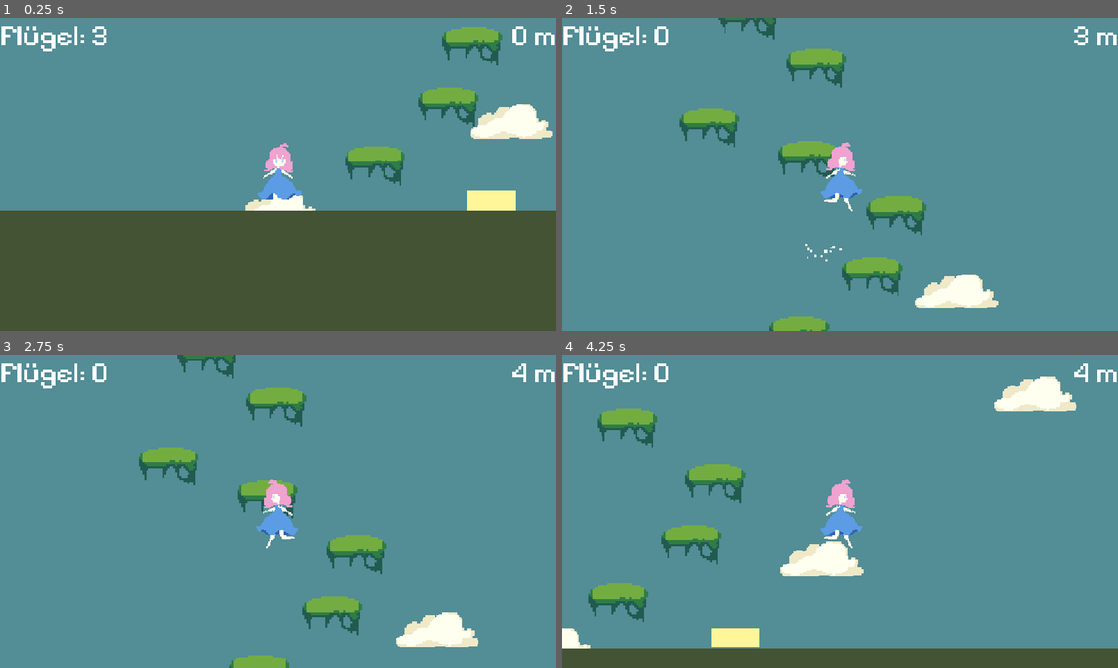
Above: before the commit, frames 1-4 (two rows, left to right).
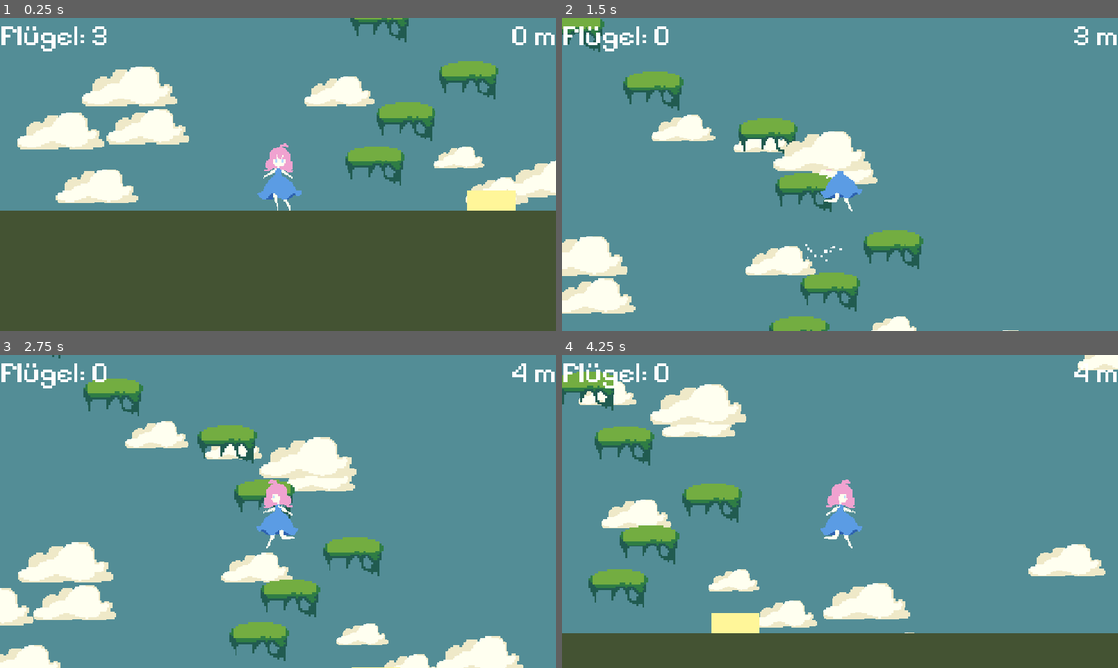
Above: after the commit, the same moments.

Repository: TechPiranja/izumi
Game: Godot game, scene res://scenes/main.tscn
The game is run twice, just before and just after one commit, with the same random seed, the same clock (stepped at 60 frames per second) and the same inputs.
Inputs:
- Up to frame 1 (0.25 s): no input
- Up to frame 2 (1.5 s): hold D (move_right) from 0.53 s (still down); tap W (move_up) at 0.6, 0.77, 1.07, 1.35 s
- Up to frame 3 (2.75 s): tap W (move_up) at 1.52, 1.82, 2.1 s; release D (move_right) at 2.03 s; hold A (move_left) from 2.03 s (still down)
- Up to frame 4 (4.25 s): release A (move_left) at 2.78 s; hold D (move_right) from 2.78 s (still down); tap W (move_up) at 2.85, 3.02, 3.32, 3.6, 3.77, 4.07 s

The runs differ from the first frame. In frame 1, 13% of the frame differs, in the area x 3-100%, y 0-62%; in frame 2, 15%; in frame 3, 17%; in frame 4, 21%, in the area x 0-100%, y 0-94%.

Commit message:
Refactor into components, resources and folders; add wing orbs
- Typed node exports (`@export var player: Player`) instead of NodePath + get_node()
- WingAbility as its own component on the player (unlocked flag, add_charge/refill)
- PlatformType resource for spawner weights, Platform base class replaces set_meta/duck typing
- Cloud spawner rewritten: fixed pool of recycled clouds with depth-based speed, size and z_index
- Wing orbs spawn above platforms and give one charge (max 3)
- Scenes sorted into platforms/environment/ui/collectibles, snake_case file names
- Remove unused main.gd, add English comments to all scripts

Co-Authored-By: Claude Sonnet 5.5 <noreply@anthropic.com>

Diff:
--- /dev/null
+++ b/scenes/collectibles/wing_orb.tscn
@@ -0,0 +1,12 @@
+[gd_scene load_steps=3 format=3]
+
+[ext_resource type="Script" path="res://scripts/wing_orb.gd" id="1_orb"]
+
+[sub_resource type="CircleShape2D" id="CircleShape2D_orb"]
+radius = 16.0
+
+[node name="WingOrb" type="Area2D"]
+script = ExtResource("1_orb")
+
+[node name="CollisionShape2D" type="CollisionShape2D" parent="."]
+shape = SubResource("CircleShape2D_orb")
--- a/scenes/restartPad.tscn
+++ b/scenes/environment/restart_pad.tscn
@@ -1,6 +1,6 @@
 [gd_scene load_steps=3 format=3 uid="uid://dqqkbag0slmo6"]
 
-[ext_resource type="Script" uid="uid://dyw2lr54bvlqo" path="res://scenes/restart_pad.gd" id="1_fy3rt"]
+[ext_resource type="Script" uid="uid://dyw2lr54bvlqo" path="res://scripts/restart_pad.gd" id="1_fy3rt"]
 
 [sub_resource type="RectangleShape2D" id="RectangleShape2D_olx10"]
 size = Vector2(100, 40)
--- a/scenes/main.tscn
+++ b/scenes/main.tscn
@@ -1,16 +1,36 @@
-[gd_scene load_steps=9 format=3 uid="uid://kl8ctxyk8co6"]
+[gd_scene load_steps=15 format=3 uid="uid://kl8ctxyk8co6"]
 
 [ext_resource type="PackedScene" uid="uid://d2sgf8r7s8hgu" path="res://scenes/player.tscn" id="1_0wfyh"]
-[ext_resource type="PackedScene" uid="uid://bl8ac33qkrwl7" path="res://scenes/platform.tscn" id="2_sugp2"]
+[ext_resource type="PackedScene" uid="uid://bl8ac33qkrwl7" path="res://scenes/platforms/platform.tscn" id="2_sugp2"]
 [ext_resource type="Script" uid="uid://deswo27vcicpr" path="res://scripts/camera.gd" id="3_sugp2"]
 [ext_resource type="Script" uid="uid://t4ygkclcwt5c" path="res://scripts/platform_spawner.gd" id="4_jyhfs"]
 [ext_resource type="Script" uid="uid://cpmgnmbucud4s" path="res://scripts/cloud_spawner.gd" id="5_tbgi4"]
-[ext_resource type="PackedScene" uid="uid://dtowf30r7n2c7" path="res://scenes/HUD.tscn" id="8_85g3d"]
-[ext_resource type="PackedScene" uid="uid://boeb0o4eak2ou" path="res://scenes/ground.tscn" id="8_tipki"]
-[ext_resource type="PackedScene" uid="uid://dqqkbag0slmo6" path="res://scenes/restartPad.tscn" id="9_85g3d"]
+[ext_resource type="Script" uid="uid://b3amw2r2dqapo" path="res://scripts/resources/platform_type.gd" id="5_ya4ey"]
+[ext_resource type="PackedScene" uid="uid://ox1tx5sumtfb" path="res://scenes/platforms/moving_platform.tscn" id="6_eb6dy"]
+[ext_resource type="PackedScene" uid="uid://b0yy4ru18g0j" path="res://scenes/platforms/crumble_platform.tscn" id="7_trceg"]
+[ext_resource type="PackedScene" uid="uid://dtowf30r7n2c7" path="res://scenes/ui/hud.tscn" id="8_85g3d"]
+[ext_resource type="PackedScene" uid="uid://boeb0o4eak2ou" path="res://scenes/environment/ground.tscn" id="8_tipki"]
+[ext_resource type="PackedScene" uid="uid://dqqkbag0slmo6" path="res://scenes/environment/restart_pad.tscn" id="9_85g3d"]
+
+[sub_resource type="Resource" id="Resource_a8y0u"]
+script = ExtResource("5_ya4ey")
+scene = ExtResource("2_sugp2")
+weight = 6.0
+metadata/_custom_type_script = "uid://b3amw2r2dqapo"
+
+[sub_resource type="Resource" id="Resource_jkv2x"]
+script = ExtResource("5_ya4ey")
+scene = ExtResource("6_eb6dy")
+weight = 2.0
+metadata/_custom_type_script = "uid://b3amw2r2dqapo"
+
+[sub_resource type="Resource" id="Resource_jbj1t"]
+script = ExtResource("5_ya4ey")
+scene = ExtResource("7_trceg")
+weight = 2.0
+metadata/_custom_type_script = "uid://b3amw2r2dqapo"
 
 [node name="Node2D" type="Node2D"]
-position = Vector2(310, 210)
 
 [node name="Player" parent="." instance=ExtResource("1_0wfyh")]
 z_index = 1
@@ -20,14 +40,19 @@
 [node name="Platform" parent="." instance=ExtResource("2_sugp2")]
 position = Vector2(-6, 2)
 
-[node name="Camera2D" type="Camera2D" parent="."]
+[node name="Camera2D" type="Camera2D" parent="." node_paths=PackedStringArray("player")]
 script = ExtResource("3_sugp2")
+player = NodePath("../Player")
 
-[node name="PlatformSpawner" type="Node2D" parent="."]
+[node name="PlatformSpawner" type="Node2D" parent="." node_paths=PackedStringArray("player", "start_platform")]
 script = ExtResource("4_jyhfs")
+player = NodePath("../Player")
+start_platform = NodePath("../Platform")
+platform_types = Array[ExtResource("5_ya4ey")]([SubResource("Resource_a8y0u"), SubResource("Resource_jkv2x"), SubResource("Resource_jbj1t")])
 
-[node name="CloudSpawner" type="Node2D" parent="."]
+[node name="CloudSpawner" type="Node2D" parent="." node_paths=PackedStringArray("player")]
 script = ExtResource("5_tbgi4")
+player = NodePath("../Player")
 
 [node name="Ground" parent="." instance=ExtResource("8_tipki")]
 position = Vector2(-53, 169)
@@ -35,8 +60,11 @@
 [node name="RestartPad" parent="." instance=ExtResource("9_85g3d")]
 position = Vector2(238, 98)
 
-[node name="Hud" parent="." instance=ExtResource("8_85g3d")]
+[node name="Hud" parent="." node_paths=PackedStringArray("player", "wings") instance=ExtResource("8_85g3d")]
+player = NodePath("../Player")
+wings = NodePath("../Player/WingAbility")
+pixels_per_meter = 100.0
 
-[connection signal="player_touched" from="RestartPad" to="Player" method="refill_wings"]
+[connection signal="player_touched" from="RestartPad" to="Player/WingAbility" method="refill"]
 [connection signal="player_touched" from="RestartPad" to="PlatformSpawner" method="reset"]
 [connection signal="player_touched" from="RestartPad" to="Hud" method="reset"]
--- a/scenes/platform.tscn
+++ b/scenes/platforms/platform.tscn
@@ -1,11 +1,13 @@
-[gd_scene load_steps=3 format=3 uid="uid://bl8ac33qkrwl7"]
+[gd_scene load_steps=4 format=3 uid="uid://bl8ac33qkrwl7"]
 
 [ext_resource type="Texture2D" uid="uid://082360001ga6" path="res://sprites/platform.png" id="1_ba0x2"]
+[ext_resource type="Script" path="res://scripts/platform.gd" id="1_tv4dh"]
 
 [sub_resource type="RectangleShape2D" id="RectangleShape2D_v4t87"]
 size = Vector2(124, 80)
 
 [node name="Platform" type="StaticBody2D"]
+script = ExtResource("1_tv4dh")
 
 [node name="CollisionShape2D" type="CollisionShape2D" parent="."]
 position = Vector2(2, 24)
--- a/scenes/player.tscn
+++ b/scenes/player.tscn
@@ -1,8 +1,9 @@
-[gd_scene load_steps=17 format=3 uid="uid://d2sgf8r7s8hgu"]
+[gd_scene load_steps=18 format=3 uid="uid://d2sgf8r7s8hgu"]
 
 [ext_resource type="Texture2D" uid="uid://47mwemsaxmis" path="res://sprites/izumi.png" id="1_3vyb7"]
 [ext_resource type="Script" uid="uid://driekvdldswxu" path="res://scripts/player.gd" id="1_g2els"]
 [ext_resource type="Texture2D" uid="uid://w5x4alcgtkl5" path="res://sprites/running.png" id="3_qhqgy"]
+[ext_resource type="Script" uid="uid://dp84ktenafkpk" path="res://scripts/wing_ability.gd" id="9_wings"]
 
 [sub_resource type="AtlasTexture" id="AtlasTexture_g2els"]
 atlas = ExtResource("1_3vyb7")
@@ -110,7 +111,10 @@
 position = Vector2(0.5, 27.5)
 shape = SubResource("RectangleShape2D_3vyb7")
 
-[node name="WingBurst" type="CPUParticles2D" parent="."]
+[node name="WingAbility" type="Node2D" parent="."]
+script = ExtResource("9_wings")
+
+[node name="WingBurst" type="CPUParticles2D" parent="WingAbility"]
 position = Vector2(0, 37)
 emitting = false
 amount = 16
--- a/scenes/HUD.tscn
+++ b/scenes/ui/hud.tscn
@@ -5,7 +5,6 @@
 
 [node name="Hud" type="CanvasLayer"]
 script = ExtResource("1_qpvh6")
-player_path = null
 pixels_per_meter = null
 
 [node name="HeightLabel" type="Label" parent="."]
--- a/scripts/camera.gd
+++ b/scripts/camera.gd
@@ -1,12 +1,9 @@
 extends Camera2D
 
-@export var player_path: NodePath = ^"../Player"
-var player: Node2D
+## The node the camera follows.
+@export var player: Player
 
-# Called when the node enters the scene tree for the first time.
-func _ready() -> void:
-	player = get_node(player_path)
 
-# Called every frame. 'delta' is the elapsed time since the previous frame.
 func _process(_delta: float) -> void:
+	# global_position, because the camera's parent is itself offset in the world.
 	global_position = player.global_position
--- a/scripts/cloud.gd
+++ b/scripts/cloud.gd
@@ -1,7 +1,28 @@
+class_name Cloud
 extends Node2D
 
-@export var speed := 20.0
+const MIN_SPEED := 15.0
+const MAX_SPEED := 45.0
+const MIN_SCALE := 0.6
+const MAX_SCALE := 1.2
+## From this depth on, the cloud is drawn in front of the player (z_index 1).
+const FRONT_DEPTH := 0.85
+
+var speed: float
 
 
 func _process(delta: float) -> void:
 	position.x += speed * delta
+
+
+## Rolls a new depth: far away = slow, small, far behind; close = fast, big, possibly in front.
+func randomize_look() -> void:
+	var depth := randf()
+	speed = lerpf(MIN_SPEED, MAX_SPEED, depth)
+	scale = Vector2.ONE * lerpf(MIN_SCALE, MAX_SCALE, depth)
+
+	if depth > FRONT_DEPTH:
+		z_index = 1
+	else:
+		# Spread the remaining clouds over the layers -3 to -1 (behind platforms, which are at 0).
+		z_index = roundi(lerpf(-3.0, -1.0, depth / FRONT_DEPTH))
--- a/scripts/cloud_spawner.gd
+++ b/scripts/cloud_spawner.gd
@@ -1,63 +1,44 @@
 extends Node2D
 
-const CLOUD_SCENE := preload("res://scenes/cloud.tscn")
-const BAND_HEIGHT := 250.0
-const BANDS_ABOVE := 5
-const BANDS_BELOW := 4
-const Y_JITTER := 0.3
-const BEHIND_CHANCE := 0.8
-const MIN_SPEED := 15.0
-const MAX_SPEED := 35.0
+const CLOUD_SCENE := preload("res://scenes/environment/cloud.tscn")
+## Size of the cloud field around the player, in screen sizes.
+const FIELD_WIDTH := 1.5
+const FIELD_ABOVE := 2.0
+const FIELD_BELOW := 0.75
 
-@export var player_path: NodePath = ^"../Player"
-
-var player: CharacterBody2D
-var clouds := {}
+@export var player: Player
+## Fixed number of clouds. They are recycled, never freed.
+@export var cloud_count := 30
 
 
 func _ready() -> void:
-	player = get_node(player_path)
-	_update_clouds(true)
+	var field := _field()
+	for i in cloud_count:
+		var cloud: Cloud = CLOUD_SCENE.instantiate()
+		add_child(cloud)
+		# Start with a random spot somewhere inside the field.
+		cloud.global_position = player.global_position + field.position + Vector2(
+			randf_range(0.0, field.size.x),
+			randf_range(0.0, field.size.y),
+		)
+		cloud.randomize_look()
 
 
+## Clouds that leave the field re-enter on the opposite side.
 func _process(_delta: float) -> void:
-	_update_clouds(false)
+	var field := _field()
+	for cloud: Cloud in get_children():
+		var local := cloud.global_position - player.global_position - field.position
+		# Modulo on x and y: a cloud that leaves the field on one side
+		# comes back in on the other side.
+		var wrapped := Vector2(fposmod(local.x, field.size.x), fposmod(local.y, field.size.y))
+		if not wrapped.is_equal_approx(local):
+			cloud.global_position = player.global_position + field.position + wrapped
+			cloud.randomize_look()
 
 
-func _update_clouds(fill_visible: bool) -> void:
-	var center_band := int(floor(player.global_position.y / BAND_HEIGHT))
-	var first_band := center_band - BANDS_ABOVE
-	var last_band := center_band + BANDS_BELOW
-
-	for band in clouds.keys():
-		var cloud: Node2D = clouds[band]
-		if band < first_band or band > last_band or _too_far_sideways(cloud):
-			cloud.queue_free()
-			clouds.erase(band)
-
-	for band in range(first_band, last_band + 1):
-		if not clouds.has(band):
-			clouds[band] = _spawn_cloud(band, fill_visible)
-
-
-func _spawn_cloud(band: int, anywhere: bool) -> Node2D:
+## The field relative to the player: `position` is the top-left corner, plus `size`.
+func _field() -> Rect2:
 	var view := get_viewport_rect().size
-	var y := (band + 0.5 + randf_range(-Y_JITTER, Y_JITTER)) * BAND_HEIGHT
-	var on_screen := absf(y - player.global_position.y) < view.y / 2.0 + 100.0
-
-	var x := player.global_position.x
-	if on_screen and not anywhere:
-		x -= view.x / 2.0 + 150.0
-	else:
-		x += randf_range(-view.x, view.x)
-
-	var cloud: Node2D = CLOUD_SCENE.instantiate()
-	cloud.position = to_local(Vector2(x, y))
-	cloud.z_index = -1 if randf() < BEHIND_CHANCE else 1
-	cloud.speed = randf_range(MIN_SPEED, MAX_SPEED)
-	add_child(cloud)
-	return cloud
-
-
-func _too_far_sideways(cloud: Node2D) -> bool:
-	return absf(cloud.global_position.x - player.global_position.x) > get_viewport_rect().size.x * 1.25
+	var size := Vector2(view.x * FIELD_WIDTH, view.y * (FIELD_ABOVE + FIELD_BELOW))
+	return Rect2(Vector2(-size.x / 2.0, -view.y * FIELD_ABOVE), size)
--- a/scripts/crumble_platform.gd
+++ b/scripts/crumble_platform.gd
@@ -1,4 +1,4 @@
-extends StaticBody2D
+extends Platform
 
 @onready var animated_sprite: AnimatedSprite2D = $AnimatedSprite2D
 @onready var detect_area: Area2D = $DetectArea
@@ -14,6 +14,7 @@
 	if triggered:
 		return
 
+	# Only crumble when the player stands on top, not when bumping into it from below.
 	for body in detect_area.get_overlapping_bodies():
 		if body is CharacterBody2D:
 			var character := body as CharacterBody2D
--- a/scripts/hud.gd
+++ b/scripts/hud.gd
@@ -1,29 +1,31 @@
 extends CanvasLayer
 
-@export var player_path: NodePath = ^"../Player"
+@export var player: Player
+@export var wings: WingAbility
 @export var pixels_per_meter := 100.0
 
 @onready var label: Label = $HeightLabel
 @onready var wing_label: Label = $WingLabel
 
-var player: CharacterBody2D
+## The player's y position at the start, used as height 0.
 var start_y: float
 var best_height := 0.0
 
 
 func _ready() -> void:
-	player = get_node(player_path)
 	start_y = player.global_position.y
-	player.wing_charges_changed.connect(_on_wing_charges_changed)
-	_on_wing_charges_changed(player.wing_charges)
+	wings.charges_changed.connect(_on_wing_charges_changed)
+	_on_wing_charges_changed(wings.charges)
 
 
 func _process(_delta: float) -> void:
+	# y grows downwards in Godot, so height is start_y minus the current y.
 	var height := (start_y - player.global_position.y) / pixels_per_meter
 	best_height = maxf(best_height, height)
 	label.text = "%d m" % int(best_height)
 
 
+## Connected to the restart pad: forget the best height of the last run.
 func reset() -> void:
 	best_height = 0.0
 
--- a/scripts/main.gd
+++ /dev/null
@@ -1,37 +0,0 @@
-extends Node2D
-
-const PLATFORM_SCENE := preload("res://scenes/platform.tscn")
-const MIN_GAP := 60.0
-const MAX_GAP := 100.0
-const SIDE_MARGIN := 60.0
-
-@onready var player: CharacterBody2D = $Player
-@onready var camera: Camera2D = $Camera2D
-
-var highest_y: float
-
-
-func _ready() -> void:
-	pass
-
-
-func _spawn_platform() -> void:
-	highest_y -= randf_range(MIN_GAP, MAX_GAP)
-
-	var viewport_width := get_viewport_rect().size.x
-	var half_width := viewport_width / 2.0
-	var x := camera.global_position.x + randf_range(-half_width + SIDE_MARGIN, half_width - SIDE_MARGIN)
-
-	var platform := PLATFORM_SCENE.instantiate()
-	add_child(platform)
-	platform.global_position = Vector2(x, highest_y)
-
-
-func _process(_delta: float) -> void:
-	pass
-
-
-func _cleanup_platforms(viewport_height: float) -> void:
-	for child in get_children():
-		if child is StaticBody2D and child.global_position.y > player.global_position.y + viewport_height:
-			child.queue_free()
--- a/scripts/moving_platform.gd
+++ b/scripts/moving_platform.gd
@@ -1,6 +1,8 @@
-extends AnimatableBody2D
+extends Platform
 
+## How far the platform swings to each side.
 @export var move_distance := 100.0
+## Seconds for one full swing back and forth.
 @export var move_duration := 2.0
 
 var start_x: float
@@ -11,7 +13,13 @@
 	start_x = global_position.x
 
 
+## Overrides Platform: the swing needs extra room so it doesn't hit its neighbours.
+func get_extra_width() -> float:
+	return move_distance
+
+
 func _physics_process(delta: float) -> void:
 	time_passed += delta
+	# TAU is a full circle, so t goes through one sine period per move_duration.
 	var t := time_passed / move_duration * TAU
 	global_position.x = start_x + sin(t) * move_distance
--- /dev/null
+++ b/scripts/platform.gd
@@ -0,0 +1,11 @@
+class_name Platform
+extends StaticBody2D
+
+## Position where the spawner placed this platform (moving platforms change
+## global_position, this value stays the same).
+var spawn_center: Vector2
+
+
+## Extra space the spawner has to keep free around this platform.
+func get_extra_width() -> float:
+	return 0.0
--- a/scripts/platform_spawner.gd
+++ b/scripts/platform_spawner.gd
@@ -1,31 +1,41 @@
+## Builds an endless ladder of platforms upwards and removes the ones far below the player.
 extends Node2D
 
+## How much higher the next platform is placed.
 const MIN_RISE := 60.0
 const MAX_RISE := 130.0
+## How far to the left or right the next platform may be shifted.
 const MAX_HORIZONTAL_STEP := 250.0
+## Minimum distance between the centers of two platforms.
 const MIN_DISTANCE := 120.0
+## How many platforms are built when a run starts.
+const INITIAL_PLATFORMS := 15
+## How often a random position is tried before falling back to going straight up.
+const MAX_PLACEMENT_ATTEMPTS := 20
 
-const PLATFORM_TYPES := [
-	{"scene": preload("res://scenes/platform.tscn"), "weight": 6.0},
-	{"scene": preload("res://scenes/moving_platform.tscn"), "weight": 2.0},
-	{"scene": preload("res://scenes/crumble_platform.tscn"), "weight": 2.0},
-]
+const WING_ORB_SCENE := preload("res://scenes/collectibles/wing_orb.tscn")
+## Where an orb floats, relative to the platform it belongs to.
+const ORB_OFFSET := Vector2(0.0, -110.0)
 
-@export var player_path: NodePath = ^"../Player"
-@export var start_platform_path: NodePath = ^"../Platform"
+@export var player: Player
+## The platform the ladder starts from.
+@export var start_platform: Node2D
+## The kinds of platforms that can spawn, each with a weight.
+@export var platform_types: Array[PlatformType]
+## Chance (0 to 1) that a new platform gets a wing orb above it.
+@export_range(0.0, 1.0) var orb_chance := 0.15
 
-var player: CharacterBody2D
-var start_platform: Node2D
+## Height and x position of the most recently placed platform.
 var highest_y: float
 var last_x: float
 
 
 func _ready() -> void:
-	player = get_node(player_path)
-	start_platform = get_node(start_platform_path)
+	assert(not platform_types.is_empty(), "PlatformSpawner needs at least one entry in platform_types")
 	reset()
 
 
+## Removes all platforms and builds a fresh ladder. Connected to the restart pad.
 func reset() -> void:
 	for child in get_children():
 		remove_child(child)
@@ -34,12 +44,13 @@
 	highest_y = start_platform.global_position.y
 	last_x = start_platform.global_position.x
 
-	for i in range(15):
+	for i in INITIAL_PLATFORMS:
 		_spawn_platform()
 
 
 func _process(_delta: float) -> void:
 	var viewport_height := get_viewport_rect().size.y
+	# Always keep platforms ready up to one screen height above the player.
 	while highest_y > player.global_position.y - viewport_height:
 		_spawn_platform()
 
@@ -47,54 +58,63 @@
 
 
 func _spawn_platform() -> void:
-	var platform: Node2D = _pick_scene().instantiate()
-	var extra := _extra_width(platform)
-
-	var prev_pos := Vector2(last_x, highest_y)
-	var pos := prev_pos
-
-	for attempt in range(20):
-		var rise := randf_range(MIN_RISE, MAX_RISE)
-		var step := randf_range(-MAX_HORIZONTAL_STEP, MAX_HORIZONTAL_STEP)
-		pos = prev_pos + Vector2(step, -rise)
-
-		if not _too_close_to_any(pos, extra):
-			break
+	var platform: Platform = _pick_scene().instantiate()
+	var pos := _find_position(platform.get_extra_width())
 
 	last_x = pos.x
 	highest_y = pos.y
 
-	platform.set_meta("center", pos)
-	platform.set_meta("extra", extra)
+	platform.spawn_center = pos
 	platform.position = to_local(pos)
+
+	if randf() < orb_chance:
+		# Child of the platform: it moves with it and is removed together with it.
+		var orb := WING_ORB_SCENE.instantiate()
+		orb.position = ORB_OFFSET
+		platform.add_child(orb)
+
 	add_child(platform)
 
 
+## Finds a spot above the previous platform that keeps enough distance to all others.
+func _find_position(extra: float) -> Vector2:
+	var prev_pos := Vector2(last_x, highest_y)
+
+	for attempt in MAX_PLACEMENT_ATTEMPTS:
+		var rise := randf_range(MIN_RISE, MAX_RISE)
+		var step := randf_range(-MAX_HORIZONTAL_STEP, MAX_HORIZONTAL_STEP)
+		var pos := prev_pos + Vector2(step, -rise)
+		if not _too_close_to_any(pos, extra):
+			return pos
+
+	# Fallback: all other platforms are below, so going straight up always finds room.
+	var fallback := prev_pos
+	while _too_close_to_any(fallback, extra):
+		fallback.y -= MIN_RISE
+	return fallback
+
+
+## Weighted random pick: roll a number up to the total weight, then subtract
+## the weights one by one until the roll is used up.
 func _pick_scene() -> PackedScene:
 	var total := 0.0
-	for entry in PLATFORM_TYPES:
-		total += entry["weight"]
+	for type in platform_types:
+		total += type.weight
 
 	var roll := randf() * total
-	for entry in PLATFORM_TYPES:
-		roll -= entry["weight"]
+	for type in platform_types:
+		roll -= type.weight
 		if roll <= 0.0:
-			return entry["scene"]
+			return type.scene
 
-	return PLATFORM_TYPES[0]["scene"]
-
-
-func _extra_width(platform: Node) -> float:
-	if "move_distance" in platform:
-		return platform.move_distance
-
-	return 0.0
+	return platform_types[0].scene
 
 
 func _too_close_to_any(pos: Vector2, extra: float) -> bool:
 	for child in get_children():
-		var min_dist: float = MIN_DISTANCE + extra + child.get_meta("extra")
-		if pos.distance_to(child.get_meta("center")) < min_dist:
+		var other := child as Platform
+		var min_dist := MIN_DISTANCE + extra + other.get_extra_width()
+		if pos.distance_to(other.spawn_center) < min_dist:
 			return true
 
 	return false
--- a/scripts/player.gd
+++ b/scripts/player.gd
@@ -1,17 +1,16 @@
+class_name Player
 extends CharacterBody2D
-
-signal wing_charges_changed(charges: int)
 
 const SPEED = 300.0
 const JUMP_VELOCITY = -550.0
 const AIR_JUMP_VELOCITY = -500.0
-const MAX_WING_CHARGES := 3
 
-var wing_charges := MAX_WING_CHARGES
+@onready var sprite: AnimatedSprite2D = $AnimatedSprite2D
+@onready var wings: WingAbility = $WingAbility
 
 
 func _ready() -> void:
-	$AnimatedSprite2D.play("idle")
+	sprite.play("idle")
 
 
 func _physics_process(delta: float) -> void:
@@ -21,28 +20,17 @@
 	if Input.is_action_just_pressed("move_up"):
 		if is_on_floor():
 			velocity.y = JUMP_VELOCITY
-		elif wing_charges > 0:
-			_air_jump()
+		elif wings.try_air_jump():
+			# The ability only checks and uses a charge; the jump itself stays with the player.
+			velocity.y = AIR_JUMP_VELOCITY
 
 	var direction := Input.get_axis("move_left", "move_right")
 	if direction:
 		velocity.x = direction * SPEED
-		$AnimatedSprite2D.play("run")
-		$AnimatedSprite2D.flip_h = direction < 0
+		sprite.play("run")
+		sprite.flip_h = direction < 0
 	else:
 		velocity.x = move_toward(velocity.x, 0, SPEED)
-		$AnimatedSprite2D.play("idle")
+		sprite.play("idle")
 
 	move_and_slide()
-
-
-func _air_jump() -> void:
-	wing_charges -= 1
-	velocity.y = AIR_JUMP_VELOCITY
-	$WingBurst.restart()
-	wing_charges_changed.emit(wing_charges)
-
-
-func refill_wings() -> void:
-	wing_charges = MAX_WING_CHARGES
-	wing_charges_changed.emit(wing_charges)
--- /dev/null
+++ b/scripts/resources/platform_type.gd
@@ -0,0 +1,7 @@
+## One entry in the platform spawner's list: which scene to spawn and how often.
+class_name PlatformType
+extends Resource
+
+@export var scene: PackedScene
+## Relative chance: weight 6 next to two entries with weight 2 means 60 % of all platforms.
+@export var weight := 1.0
--- a/scenes/restart_pad.gd
+++ b/scripts/restart_pad.gd
@@ -1,5 +1,7 @@
 extends Area2D
 
+## Emitted when the player touches the pad. The main scene connects it to the
+## wing refill, the platform spawner reset and the HUD reset.
 signal player_touched
 
 
--- /dev/null
+++ b/scripts/wing_ability.gd
@@ -0,0 +1,41 @@
+## Double jump ability of the player. Lives as a child node of the player.
+class_name WingAbility
+extends Node2D
+
+signal charges_changed(charges: int)
+
+const MAX_CHARGES := 3
+
+## Set to false to lock the ability, e.g. until the player picks it up.
+@export var unlocked := true
+
+var charges := MAX_CHARGES
+
+@onready var burst: CPUParticles2D = $WingBurst
+
+
+## Uses one charge and returns true if an air jump is allowed right now.
+func try_air_jump() -> bool:
+	if not unlocked or charges <= 0:
+		return false
+
+	charges -= 1
+	burst.restart()
+	charges_changed.emit(charges)
+	return true
+
+
+## Adds one charge if there is room. Returns true if a charge was added.
+func add_charge() -> bool:
+	if charges >= MAX_CHARGES:
+		return false
+
+	charges += 1
+	charges_changed.emit(charges)
+	return true
+
+
+## Connected to the restart pad.
+func refill() -> void:
+	charges = MAX_CHARGES
+	charges_changed.emit(charges)
--- /dev/null
+++ b/scripts/wing_orb.gd
@@ -0,0 +1,34 @@
+## Collectible that gives the player one wing charge.
+extends Area2D
+
+const RADIUS := 12.0
+const BOB_HEIGHT := 5.0
+const BOB_SPEED := 2.5
+
+var base_y: float
+var time := 0.0
+
+
+func _ready() -> void:
+	base_y = position.y
+	# Random start phase so neighbouring orbs don't bob in sync.
+	time = randf() * TAU
+	body_entered.connect(_on_body_entered)
+
+
+func _process(delta: float) -> void:
+	time += delta * BOB_SPEED
+	position.y = base_y + sin(time) * BOB_HEIGHT
+
+
+# Placeholder look until there is a sprite: soft glow, filled circle, white outline.
+func _draw() -> void:
+	draw_circle(Vector2.ZERO, RADIUS * 1.6, Color(1.0, 0.95, 0.6, 0.25))
+	draw_circle(Vector2.ZERO, RADIUS, Color(1.0, 0.95, 0.5))
+	draw_arc(Vector2.ZERO, RADIUS, 0.0, TAU, 24, Color.WHITE, 2.0)
+
+
+func _on_body_entered(body: Node2D) -> void:
+	# If the player is already at max charges the orb stays, so it can be picked up later.
+	if body is Player and body.wings.add_charge():
+		queue_free()
Renamed: scenes/cloud.tscn -> scenes/environment/cloud.tscn
Renamed: scenes/ground.tscn -> scenes/environment/ground.tscn
Renamed: scenes/crumble_platform.tscn -> scenes/platforms/crumble_platform.tscn
Renamed: scenes/moving_platform.tscn -> scenes/platforms/moving_platform.tscn
Not shown, removed: scripts/main.gd.uid
Not shown, added: scripts/platform.gd.uid
Not shown, added: scripts/resources/platform_type.gd.uid
Renamed: scenes/restart_pad.gd.uid -> scripts/restart_pad.gd.uid
Not shown, added: scripts/wing_ability.gd.uid
Not shown, added: scripts/wing_orb.gd.uid
